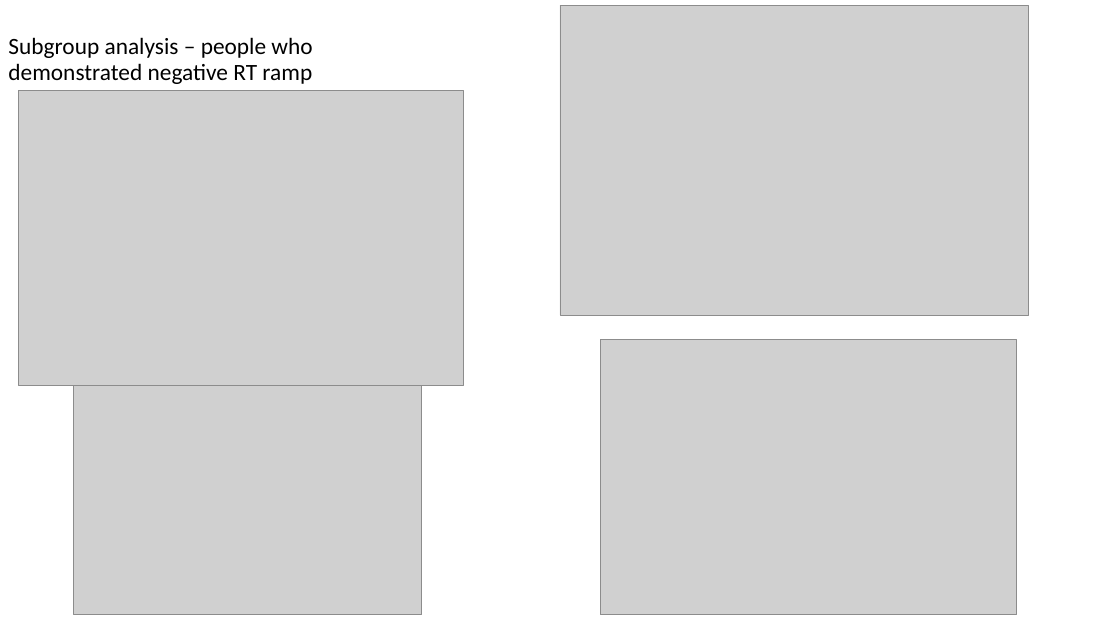
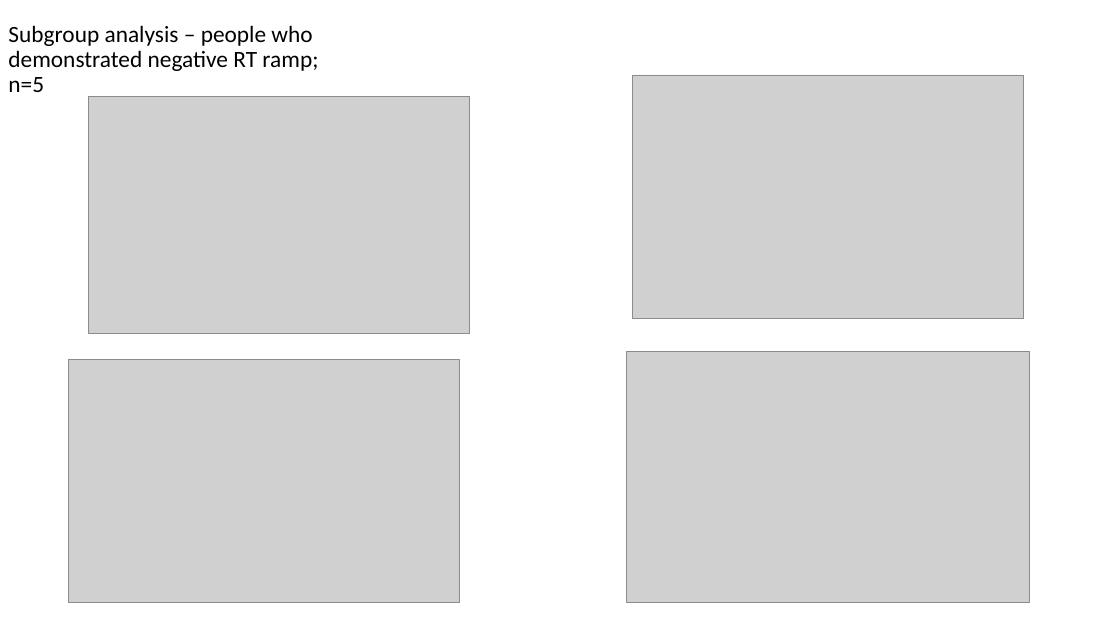
Before and after one commit to gpagnier/rampAnalysis, a slide deck: slide 9 of RampV08Instrumental2.0.pptx (slide 12 before the commit). Drawn at 1120x630 pixels with LibreOffice and Linux fonts; fonts in the diff are those of the drawing; grey boxes stand for pictures. Boxes give left, top, right and bottom in pixels: in the first picture for what was removed or moved away, otherwise in the second. Text is boxed around its words. In the diff, an @@ line names an element or a change of style, - is before the commit and + after.

```diff
--- a/RampV08Instrumental2.0.pptx
+++ b/RampV08Instrumental2.0.pptx
@@ title at (8,25,318,92): text changed @@
-Subgroup analysis – people who demonstrated negative RT ramp
+Subgroup analysis – people who demonstrated negative RT ramp;
+n=5
@@ picture: place and size @@
-picture at (560,5,1029,315)
+picture at (633,75,1023,318)
@@ picture: place and size @@
-picture at (19,91,465,385)
+picture at (89,97,471,334)
@@ picture: place and size @@
-picture at (600,339,1017,615)
+picture at (627,352,1029,602)
@@ picture: place and size @@
-picture at (74,385,423,615)
+picture at (68,360,459,603)
```
Also in this commit, not shown: 6 other slides changed, 4 slides added, 8 slides removed, 9 other files.
